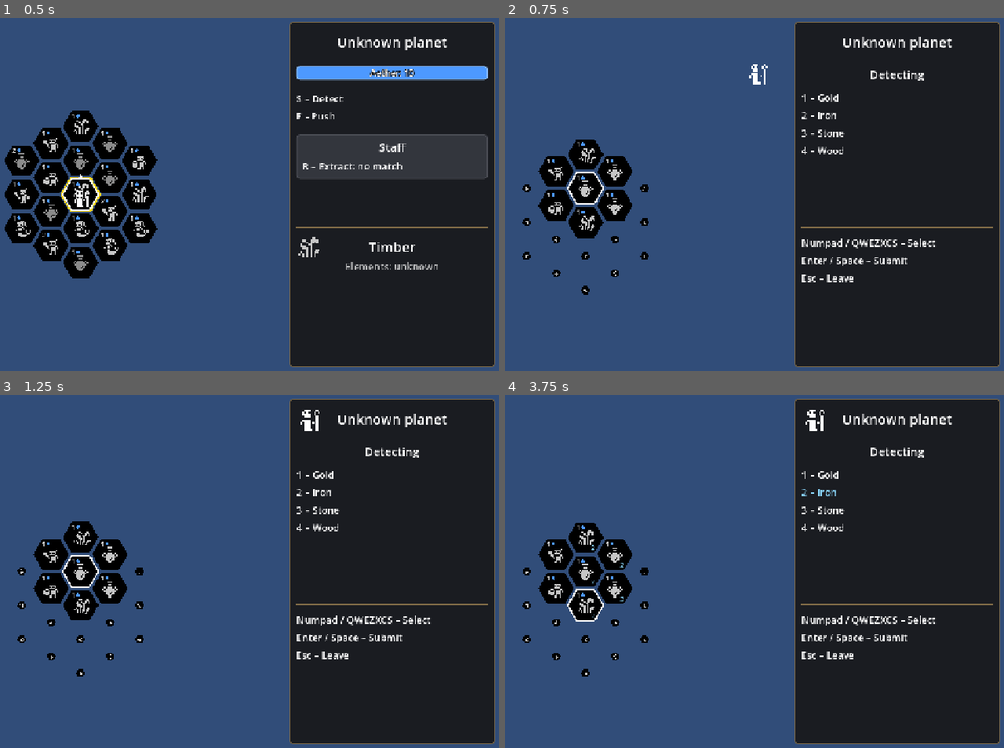
Above: before the commit, frames 1-4 (two rows, left to right).
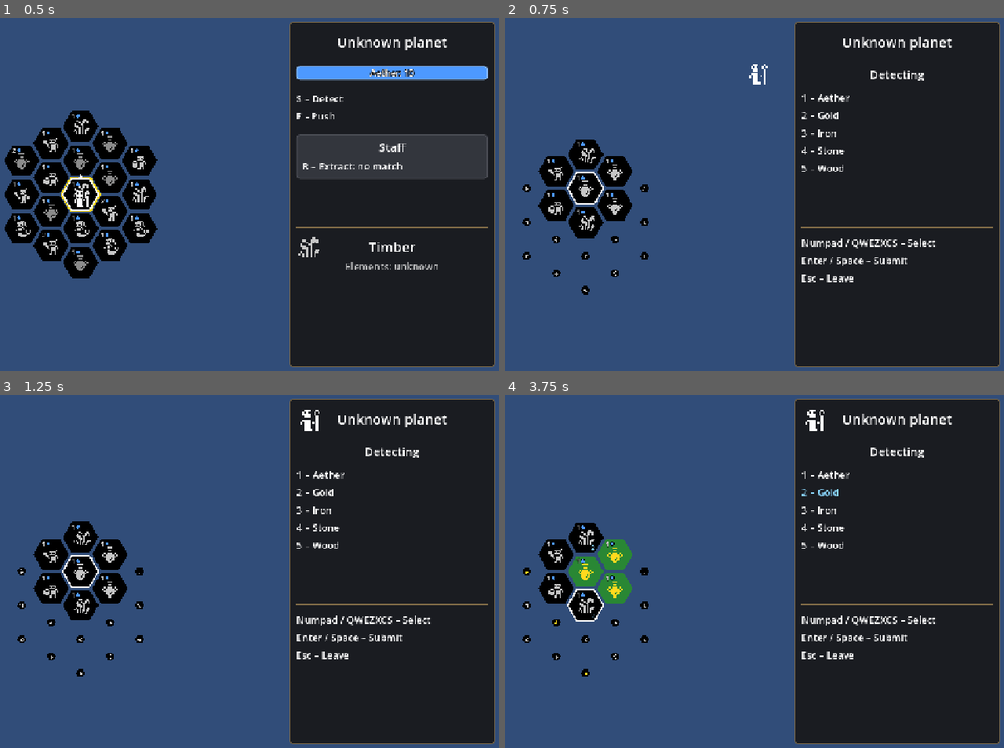
Above: after the commit, the same moments.

Repository: scunningham777/spaes-wrzrds
Game: Godot game, scene res://scenes/planet.tscn
Two runs of this game, one before a commit and one after it. Both use one fixed random seed, a clock stepped at 60 frames per second and the inputs below. This scene is started directly instead of the project's main scene.
Inputs:
- Up to frame 1 (0.5 s): no input
- Up to frame 2 (0.75 s): tap Enter (submit_guess) at 0.5 s; hold W (hex_up) from 0.53 s (still down); hold S (detect) from 0.53 s (still down)
- Up to frame 3 (1.25 s): keep holding W (hex_up); keep holding S (detect); tap Space at 0.77 s; tap Enter (submit_guess) at 0.8 s
- Up to frame 4 (3.75 s): release S (detect) at 1.28 s; tap Enter (submit_guess) at 1.35, 3.5 s; tap Space at 1.52, 2, 3.02 s; tap 3 at 1.55, 2.1 s; release W (hex_up) at 2.03 s; hold A (hex_left) 2.03-3.53 s; tap 5 at 2.3, 2.85 s; tap 2 at 3.05, 3.6 s; hold X (hex_down) from 3.53 s (still down)

Frame 1 is identical in both runs. In frame 2, 0.3% of the frame differs, in the area x 59-70%, y 21-44%; in frame 3, 0.3%; in frame 4, 1.7%, in the area x 4-70%, y 21-80%.

Commit message:
Detect mode lists every element on the planet, decoys included
The list no longer comes from the ring's unknown tiles, and detected
elements no longer grey out, so the last unknown icon can't be solved by
elimination. The list stays the same for the whole session, and wrong
guesses stay on their tiles until toggled off.

Co-Authored-By: Claude Opus 5.5 <noreply@anthropic.com>
Claude-Session: https://claude.ai/code/session_0196C6qponv1cZhsguvue75H

Diff:
--- a/scripts/core/detection.gd
+++ b/scripts/core/detection.gd
@@ -7,9 +7,9 @@
 # (TileGrid.set_kind_known, planet-wide); some of them, extras or not, makes its tiles partial
 # until the next submit; none leaves them as they were.
 #
-# The elements to guess from are those on the area's unknown tiles when the session starts, in
-# alphabetical order. Each stays in the list, but once no unknown tile in the area has it, it
-# can't be guessed any more (is_available) and leftover guesses of it are dropped.
+# The elements to guess from are every element on the planet (its TileGrid.kinds), in
+# alphabetical order, whether or not the area has it: decoys keep the last unknown kind from being
+# a matter of elimination. The list never changes, and every element can always be guessed.
 
 ## Selection, guesses, or results changed.
 signal changed
@@ -36,8 +36,8 @@
 	for c in p_area:
 		area.append(grid.canonical(c))
 	selected = area[0]
-	for c in targets():
-		for element in grid.get_tile(c).elements:
+	for kind in grid.kinds:
+		for element in kind.elements:
 			if not element in elements:
 				elements.append(element)
 	elements.sort_custom(func(a: StringName, b: StringName) -> bool:
@@ -69,12 +69,6 @@
 	return targets().is_empty()
 
 
-# Whether element can still be guessed: an unknown tile in the area has it.
-func is_available(element: StringName) -> bool:
-	return element in elements and targets().any(func(c: Vector2i) -> bool:
-		return element in grid.get_tile(c).elements)
-
-
 # Moves the selection to coord; false (no change) unless it's an unknown tile in the area.
 func select(coord: Vector2i) -> bool:
 	if not is_target(coord):
@@ -93,13 +87,11 @@
 
 
 # Guesses the element at index in the list for the selected tile's kind, or takes that guess back.
-# False (no change) if the selected tile is known or the element can't be guessed.
+# False (no change) if the selected tile is known or index is past the guessable elements.
 func toggle(index: int) -> bool:
 	if index < 0 or index >= mini(elements.size(), MAX_ELEMENTS) or not is_target(selected):
 		return false
 	var element := elements[index]
-	if not is_available(element):
-		return false
 	var kind := grid.get_tile(selected)
 	var kind_guesses := guessed(selected)
 	if element in kind_guesses:
@@ -140,12 +132,5 @@
 	for kind in learned:
 		guesses.erase(kind.id)
 		grid.set_kind_known(kind)
-	# Guesses of elements nothing unknown has any more are wrong, and can't be taken back by hand.
-	for id: StringName in guesses.keys():
-		var kept: Array = guesses[id].filter(is_available)
-		if kept.is_empty():
-			guesses.erase(id)
-		else:
-			guesses[id] = kept
 	changed.emit()
 	return learned
--- a/scripts/planet.gd
+++ b/scripts/planet.gd
@@ -190,8 +190,7 @@
 	_update_detect_panel()
 
 
-# Elements nothing unknown in reach has any more grey out; the selected tile's guesses are in the
-# view's guess color.
+# The selected tile's guesses are in the view's guess color.
 func _update_detect_panel() -> void:
 	var detection := _interaction.detection
 	if detection == null:
@@ -200,9 +199,7 @@
 	var list := %DetectElements as Control
 	for i in list.get_child_count():
 		var label := list.get_child(i) as Label
-		var element := detection.elements[i]
-		label.modulate = _tiles.guess_color if element in guessed else Color.WHITE
-		label.modulate.a = 1.0 if detection.is_available(element) else 0.35
+		label.modulate = _tiles.guess_color if detection.elements[i] in guessed else Color.WHITE
 
 
 # Flies a copy of the wizard's sprite from the board to the side panel's wizard icon (to_panel) or
--- a/tests/smoke_test.gd
+++ b/tests/smoke_test.gd
@@ -251,8 +251,12 @@
 		"core: a frozen mover can't move but can turn")
 	frozen.frozen = false
 	_check(frozen.move(Hex.Compass.N), "core: an unfrozen mover moves again")
-	# Detection: Wordle-style guessing of the unknown kinds in an area, the player's tile first.
-	var dg := _hexagon_grid(1)
+	# Detection: Wordle-style guessing of the unknown kinds in an area, the player's tile first, from
+	# every element on the planet (stone is a decoy here).
+	var stone := TileKind.new(&"stone_outcrop", "Stone Outcrop", &"", [&"stone"] as Array[StringName])
+	var dg := TileGrid.new(null, [iron, rusty_gold, timber, stone] as Array[TileKind])
+	for c in Hex.hexagon(1):
+		dg.add_tile(c, TileKind.EMPTY)
 	dg.set_tile(Vector2i.ZERO, iron)
 	dg.set_tile(Vector2i(0, 1), iron)
 	dg.set_tile(Vector2i(1, 0), rusty_gold)
@@ -262,8 +266,9 @@
 		if d != Vector2i.ZERO:
 			det_area.append(d)
 	var det := Detection.new(dg, det_area)
-	_check(det.elements == [&"gold", &"iron", &"wood"] and det.selected == Vector2i.ZERO and det.targets().size() == 4,
-		"detect: elements of the unknown tiles, alphabetical; starts on the first coord (%s)" % [det.elements])
+	_check(det.elements == [&"gold", &"iron", &"stone", &"wood"] and det.selected == Vector2i.ZERO
+		and det.targets().size() == 4,
+		"detect: every element on the planet, alphabetical; starts on the first coord (%s)" % [det.elements])
 	_check(Detection.number(0) == 1 and Detection.number(9) == 0, "detect: elements are numbered 1-9, then 0")
 	_check(not det.select(Vector2i(1, -1)) and not det.select(Vector2i(5, 5)) and det.selected == Vector2i.ZERO,
 		"detect: only unknown tiles in the area can be selected")
@@ -275,23 +280,24 @@
 	_check(det.guessed(Vector2i(1, 0)).is_empty(), "detect: toggling again takes a guess back")
 	det.toggle(1)  # iron only: partly right
 	det.select(Vector2i(-1, 0))
-	det.toggle(0)  # gold on timber: all wrong
+	det.toggle(2)  # stone on timber: a decoy, all wrong
 	_check(det.submit() == [iron] and dg.is_kind_known(iron) and not dg.is_kind_known(rusty_gold)
 		and det.guessed(Vector2i.ZERO).is_empty(), "detect: an exact guess makes the kind known")
 	_check(det.is_partial(Vector2i(1, 0)) and not det.is_partial(Vector2i(-1, 0)) and not det.is_partial(Vector2i.ZERO),
 		"detect: some right is partial, all wrong isn't")
-	_check(det.guessed(Vector2i(1, 0)) == [&"iron"] and det.is_available(&"iron"), "detect: wrong guesses stay to adjust")
+	_check(det.guessed(Vector2i(1, 0)) == [&"iron"] and det.guessed(Vector2i(-1, 0)) == [&"stone"],
+		"detect: wrong guesses stay to adjust")
 	det.select(Vector2i(1, 0))
 	det.toggle(0)
 	det.select(Vector2i(-1, 0))
-	det.toggle(2)  # gold and wood on timber: right, plus an extra
+	det.toggle(3)  # stone and wood on timber: right, plus an extra
 	_check(det.guessed(Vector2i(1, 0)) == [&"gold", &"iron"] and det.submit() == [rusty_gold]
 		and det.is_partial(Vector2i(-1, 0)) and not det.is_partial(Vector2i(1, 0)),
 		"detect: a new submit replaces the results; right plus an extra is partial")
-	_check(not det.is_available(&"gold") and not det.is_available(&"iron") and det.is_available(&"wood")
-		and det.elements.size() == 3 and det.guessed(Vector2i(-1, 0)) == [&"wood"],
-		"detect: elements nothing unknown has any more stay listed but drop out, guesses of them too")
-	_check(not det.toggle(0) and det.guessed(Vector2i(-1, 0)) == [&"wood"], "detect: dropped elements can't be guessed")
+	_check(det.elements == [&"gold", &"iron", &"stone", &"wood"] and det.toggle(0) and det.toggle(0)
+		and det.guessed(Vector2i(-1, 0)) == [&"stone", &"wood"],
+		"detect: the list never changes, and detected elements can still be guessed")
+	det.toggle(2)  # stone off: just wood
 	_check(det.submit() == [timber] and det.is_done() and det.partial.is_empty(), "detect: done once everything is known")
 	var inv := Inventory.new()
 	var inv_changes := [0]
@@ -945,7 +951,8 @@
 	_check(detect_panel.visible and (current_scene.get_node("%DetectHints") as Control).visible and not aether_bar.visible
 		and not actions.visible and not focus_box.visible and not (current_scene.get_node("%TileInfo") as Control).visible
 		and not marker.visible, "detect: the side panel shows detecting instead, and the wizard's outline hides")
-	_check(detect_labels.call() == ["1 – Gold", "2 – Iron", "3 – Wood"], "detect: elements listed with number keys (%s)"
+	var all_elements := ["1 – Aether", "2 – Gold", "3 – Iron", "4 – Stone", "5 – Wood"]
+	_check(detect_labels.call() == all_elements, "detect: every element on the planet listed with number keys (%s)"
 		% [detect_labels.call()])
 	await _settle(tiles, &"detect_shrink")
 	await _until(func() -> bool: return not lock.busy)
@@ -968,20 +975,20 @@
 	await _until(func() -> bool: return not lock.busy)
 	var detection: Detection = interaction.detection
 	_check(detection.guesses.is_empty() and detection.partial.is_empty(), "detect: a new session starts fresh")
-	_press(KEY_2)  # Iron, on the wizard's iron tile
+	_press(KEY_3)  # Iron, on the wizard's iron tile
 	_check(detection.guessed(Vector2i(1, 1)) == [&"iron"], "detect: a guess counts for every like icon")
 	_press(KEY_X)  # S: the gold at (0, 1)
 	_press(KEY_W)  # N: off the grid, selection stays
 	_check(detection.selected == tiles.grid.canonical(Vector2i(0, 1)), "detect: direction keys select around the wizard")
-	_press(KEY_1)
 	_press(KEY_2)
+	_press(KEY_3)
+	_press(KEY_3)
+	_check(detection.guessed(Vector2i(0, 1)) == [&"gold"], "detect: number keys toggle guesses")
+	_check((detect_list.get_child(1) as Label).modulate.r == tiles.guess_color.r
+		and (detect_list.get_child(2) as Label).modulate == Color.WHITE, "detect: the selected tile's guesses are highlighted")
+	_press(KEY_Z)  # SW: the timber at (-1, 2)
 	_press(KEY_2)
-	_check(detection.guessed(Vector2i(0, 1)) == [&"gold"], "detect: number keys toggle guesses")
-	_check((detect_list.get_child(0) as Label).modulate.r == tiles.guess_color.r
-		and (detect_list.get_child(1) as Label).modulate == Color.WHITE, "detect: the selected tile's guesses are highlighted")
-	_press(KEY_Z)  # SW: the timber at (-1, 2)
-	_press(KEY_1)
-	_press(KEY_3)  # Gold and Wood: right, plus an extra
+	_press(KEY_5)  # Gold and Wood: right, plus an extra
 	var detect_facing := planet_wizard.mover.facing
 	var detect_aether: int = aether.call()
 	for key: Key in [KEY_D, KEY_A, KEY_R, KEY_F, KEY_V, KEY_B]:
@@ -1002,11 +1009,10 @@
 		"detect: the green flash fades")
 	_check(tiles.grid.tiles.keys().filter(func(c: Vector2i) -> bool: return tiles.grid.get_tile(c) == iron)
 		.all(tiles.grid.is_known), "detect: a detected icon is known across the planet")
-	_check((detect_list.get_child(0) as Label).modulate.a < 1.0 and (detect_list.get_child(1) as Label).modulate.a < 1.0
-		and (detect_list.get_child(2) as Label).modulate.a == 1.0 and detect_list.get_child_count() == 3,
-		"detect: detected elements stay listed, greyed out")
-	_press(KEY_1)  # Gold: greyed out
-	_check(detection.guessed(Vector2i(-1, 2)) == [&"wood"], "detect: greyed-out elements can't be guessed")
+	_check(detect_labels.call() == all_elements and detect_list.get_children().all(
+		func(l: Label) -> bool: return l.modulate.a == 1.0), "detect: the list stays the same, nothing greyed out")
+	_press(KEY_2)  # Gold off the timber: just Wood
+	_check(detection.guessed(Vector2i(-1, 2)) == [&"wood"], "detect: detected elements can still be toggled")
 	_press(KEY_SPACE)
 	_check(tiles.grid.is_known(Vector2i(-1, 2)) and not interaction.detecting and not planet_wizard.mover.frozen
 		and tiles.fill_color(Vector2i(-1, 2)) != tiles.partial_color and not detect_hint.visible,
Not shown, changed: README.md
